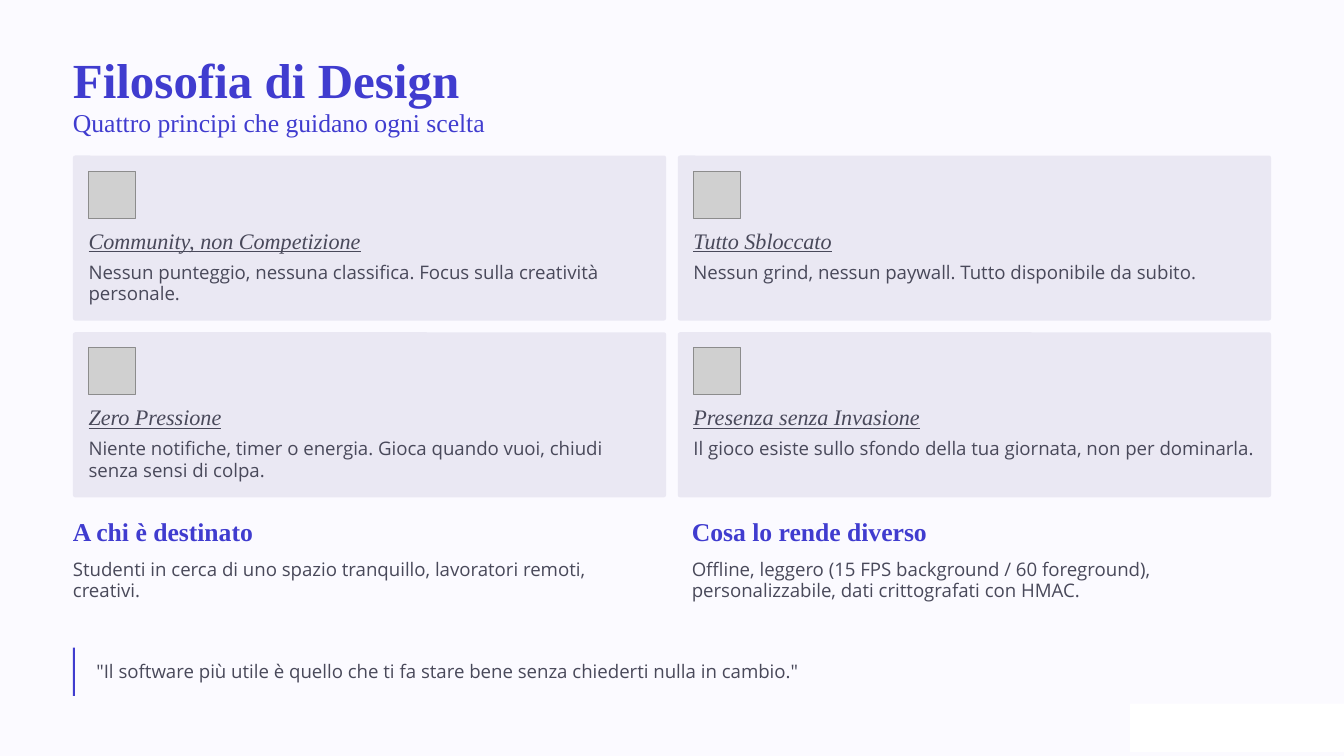
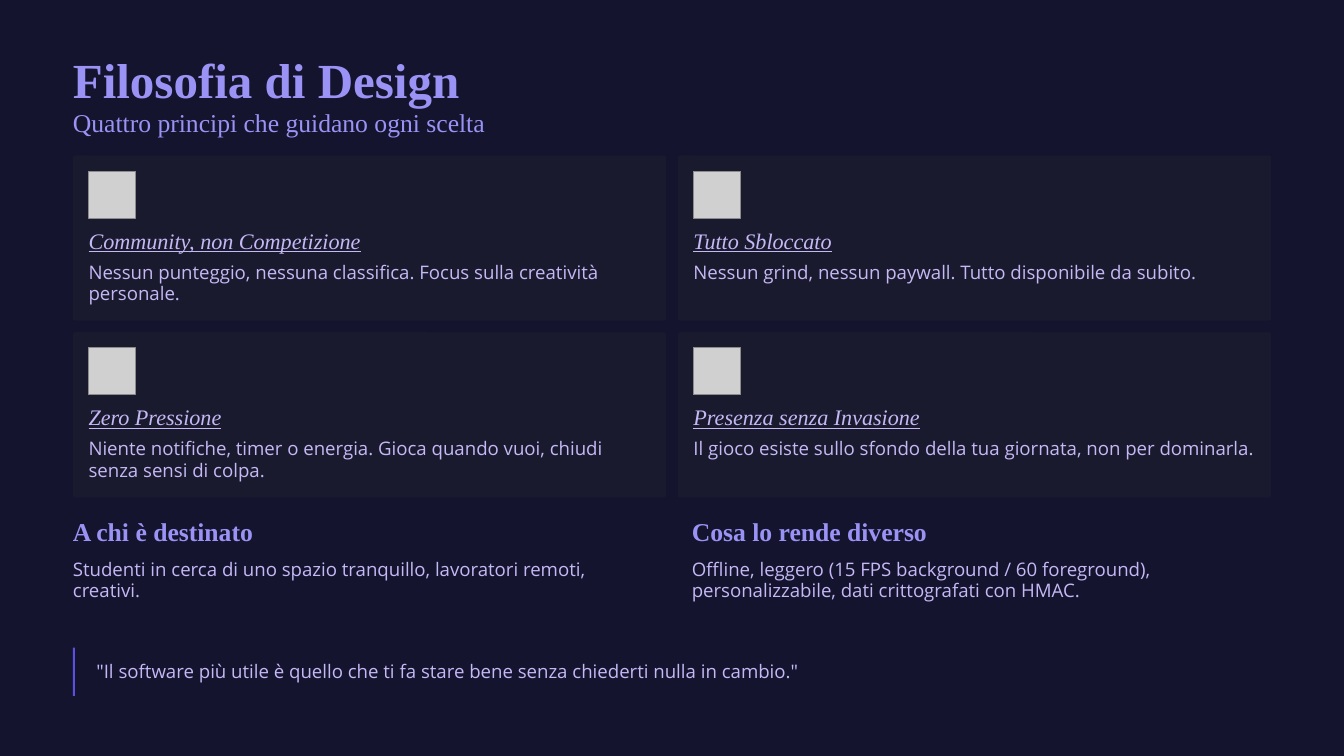
Before and after one commit to renanaugustomacena-ux/Projectwork-IFTS-Private, a slide deck: slide 7 of finale.pptx (slide 6 before the commit). Drawn at 1344x756 pixels with LibreOffice and Linux fonts; fonts in the diff are those of the drawing; grey boxes stand for pictures; background and template pictures are left out. Boxes give left, top, right and bottom in pixels: in the first picture for what was removed or moved away, otherwise in the second. Text is boxed around its words. In the diff, an @@ line names an element or a change of style, - is before the commit and + after.

```diff
--- a/finale.pptx
+++ b/finale.pptx
@@ background #000000 to #0B0B14 @@
@@ rectangle at [0, 0, 1344, 756]: fill #FBFAFF to #14142E @@
@@ fill #EAE8F3 to #1A1A2E in 4 elements at [73, 155, 666, 320], [678, 155, 1271, 320], [73, 333, 666, 497], [678, 333, 1271, 497] @@
@@ text colour #403CCF to #9A93F5 in 4 elements at [73, 63, 459, 108], [73, 114, 484, 138], [73, 523, 253, 542], [692, 523, 927, 542] @@
@@ rectangle at [73, 648, 76, 696]: fill #403CCF to #5A52DC @@
@@ text colour #49495A to #C4B8F5 in 11 elements at [89, 234, 361, 254], [89, 264, 598, 305], [693, 233, 831, 252], [693, 265, 1196, 284], [89, 410, 221, 429], [89, 440, 603, 482], [693, 410, 920, 429], [693, 440, 1254, 460], [73, 562, 585, 598], [692, 561, 1150, 602], [96, 663, 798, 683] @@
@@ rectangle at [1130, 704, 1344, 753]: fill #FFFFFF to #14142E @@
```
Also in this commit, not shown: 9 other slides changed, 1 slide added, 1 other file.
